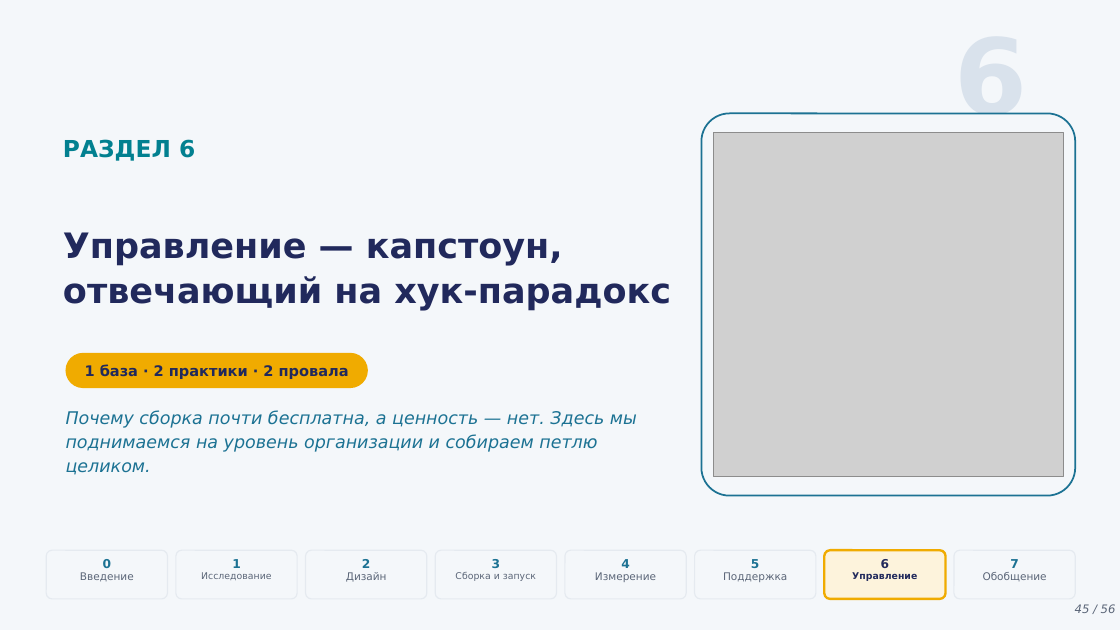
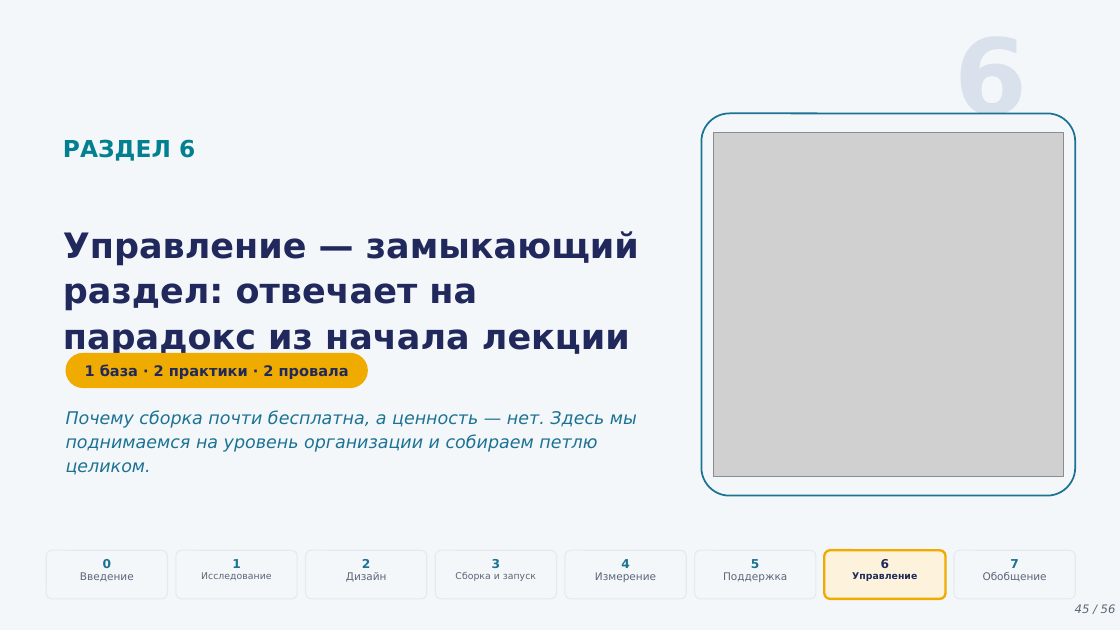
Before and after one commit to tellina-study/AI-usage-lessons, a slide deck: slide 45 of library/lectures/lec-05/rendered/lec-05.pptx. Drawn at 1120x630 pixels with LibreOffice and Linux fonts; fonts in the diff are those of the drawing; grey boxes stand for pictures. Boxes give left, top, right and bottom in pixels: in the first picture for what was removed or moved away, otherwise in the second. Text is boxed around its words. In the diff, an @@ line names an element or a change of style, - is before the commit and + after.

```diff
--- a/library/lectures/lec-05/rendered/lec-05.pptx
+++ b/library/lectures/lec-05/rendered/lec-05.pptx
@@ text at (x1=63, y1=231, x2=639, y2=357): text changed @@
-Управление — капстоун, отвечающий на хук-парадокс
+Управление — замыкающий раздел: отвечает на парадокс из начала лекции
```
Also in this commit, not shown: 1 other slide changed, 4 other files.
